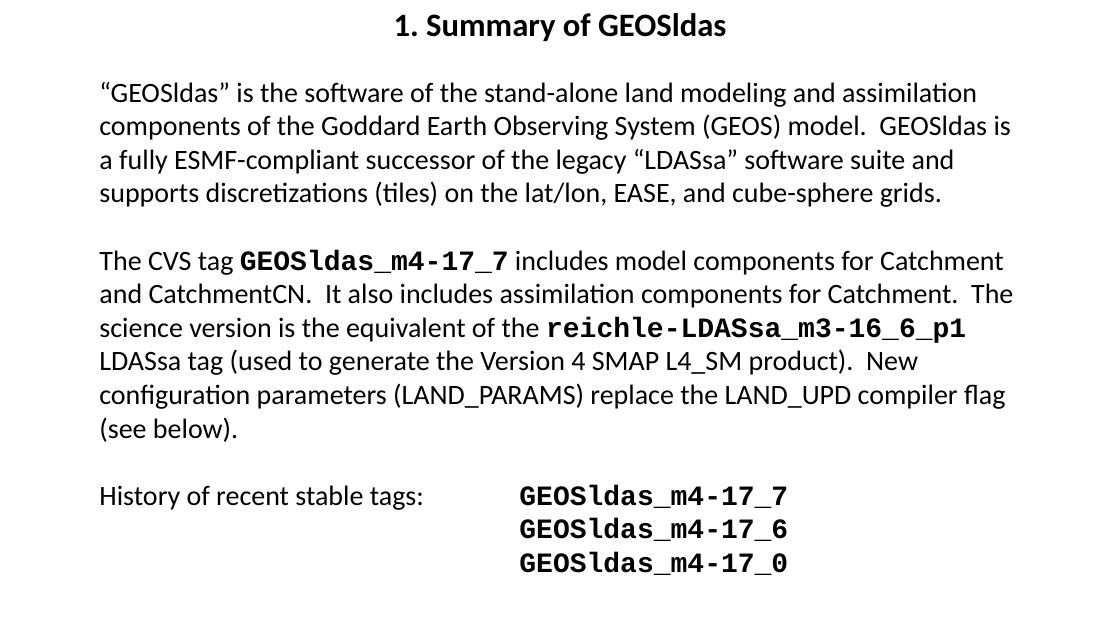
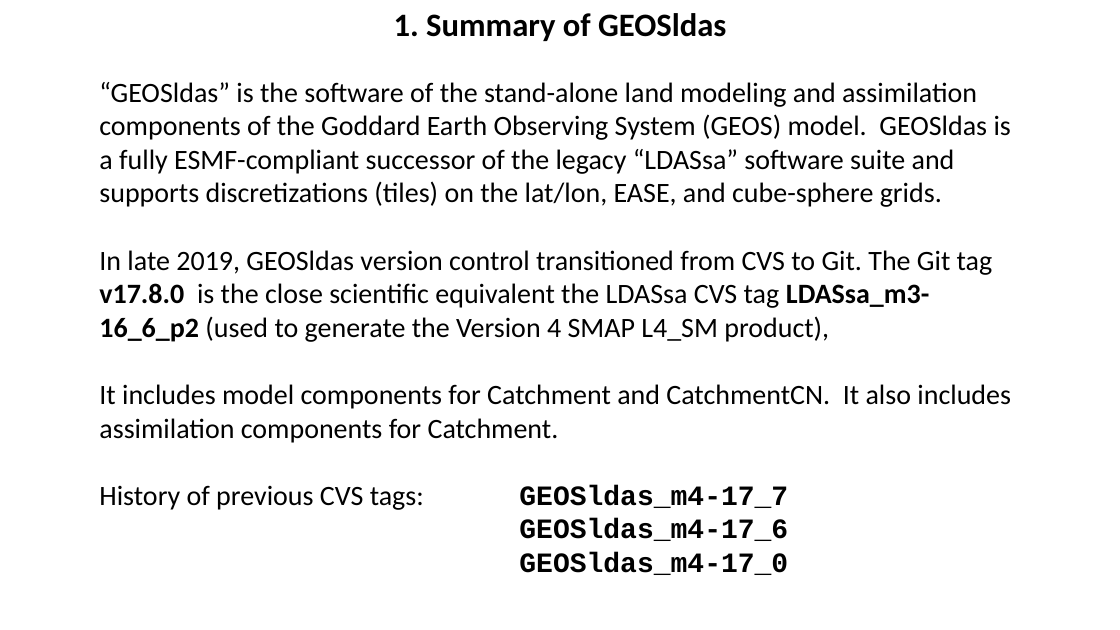
Before and after one commit to GEOS-ESM/GEOSldas, a slide deck: slide 3 of src/Applications/LDAS_App/doc/GEOSldas-tutorial.pptx. Drawn at 1120x630 pixels with LibreOffice and Linux fonts; fonts in the diff are those of the drawing. Boxes give left, top, right and bottom in pixels: in the first picture for what was removed or moved away, otherwise in the second. Text is boxed around its words. In the diff, an @@ line names an element or a change of style, - is before the commit and + after.

```diff
--- a/src/Applications/LDAS_App/doc/GEOSldas-tutorial.pptx
+++ b/src/Applications/LDAS_App/doc/GEOSldas-tutorial.pptx
@@ text at bbox=[99, 250, 1011, 510]: text changed @@
-The CVS tag GEOSldas_m4-17_7 includes model components for Catchment and CatchmentCN. It also includes assimilation components for Catchment. The science version is the equivalent of the reichle-LDASsa_m3-16_6_p1 LDASsa tag (used to generate the Version 4 SMAP L4_SM product). New configuration parameters (LAND_PARAMS) replace the LAND_UPD compiler flag (see below).
-History of recent stable tags: GEOSldas_m4-17_7
+In late 2019, GEOSldas version control transitioned from CVS to Git. The Git tag v17.8.0 is the close scientific equivalent the LDASsa CVS tag LDASsa_m3-16_6_p2 (used to generate the Version 4 SMAP L4_SM product),
+It includes model components for Catchment and CatchmentCN. It also includes assimilation components for Catchment.
+History of previous CVS tags: GEOSldas_m4-17_7
```
Also in this commit, not shown: 2 other slides changed, 2 other files.
